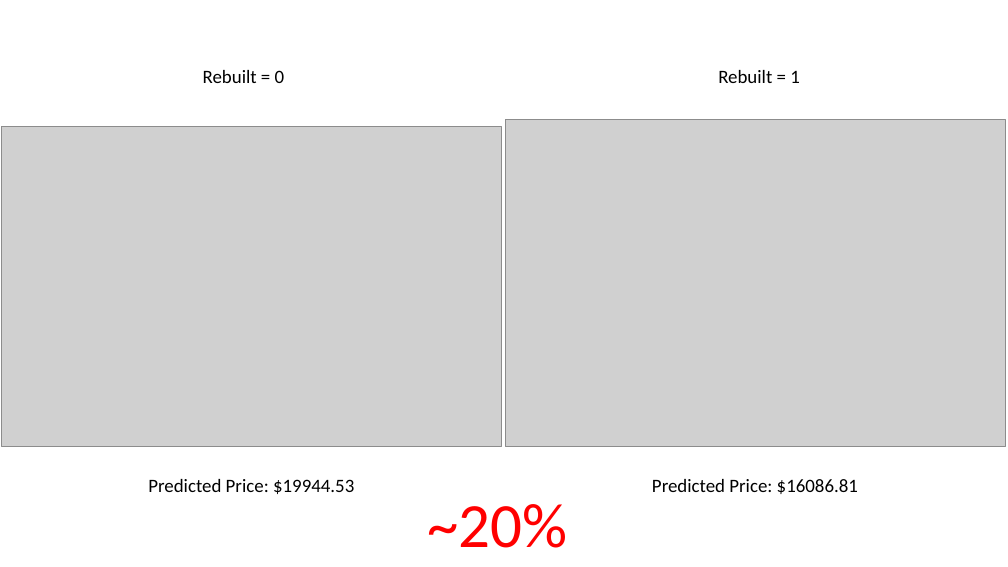
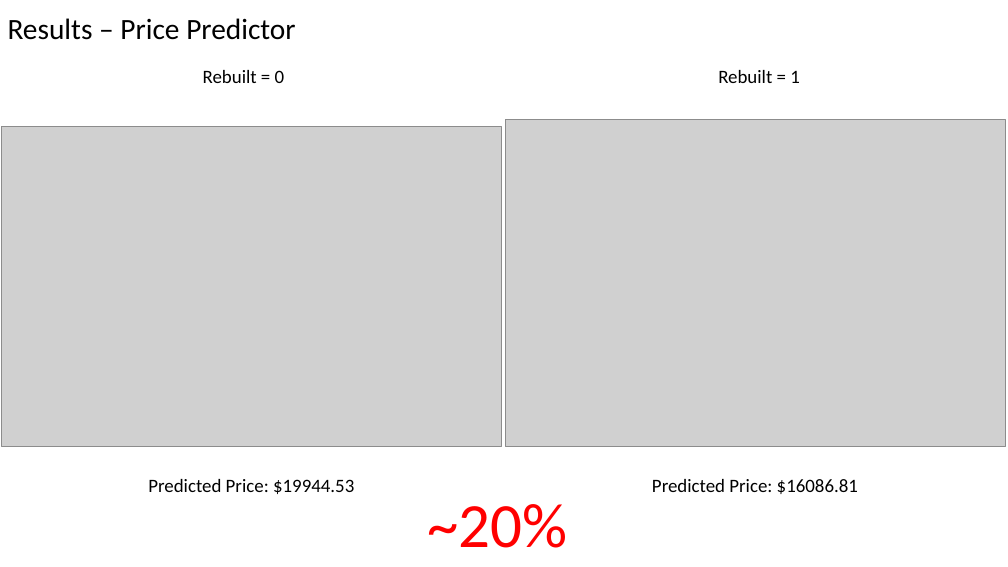
Before and after one commit to pietrostolf/Facebook-Marketplace-Analysis-Dashboard, a slide deck: slide 13 of Presentation/AUTO MVP.pptx. Drawn at 1008x567 pixels with LibreOffice and Linux fonts; fonts in the diff are those of the drawing; grey boxes stand for pictures. Boxes give left, top, right and bottom in pixels: in the first picture for what was removed or moved away, otherwise in the second. Text is boxed around its words. In the diff, an @@ line names an element or a change of style, - is before the commit and + after.

```diff
--- a/Presentation/AUTO MVP.pptx
+++ b/Presentation/AUTO MVP.pptx
@@ title added at bbox=[8, 18, 295, 40], 28 pt, text #000000 @@
+Results – Price Predictor
```
Also in this commit, not shown: 1 other slide changed, 9 other files.
